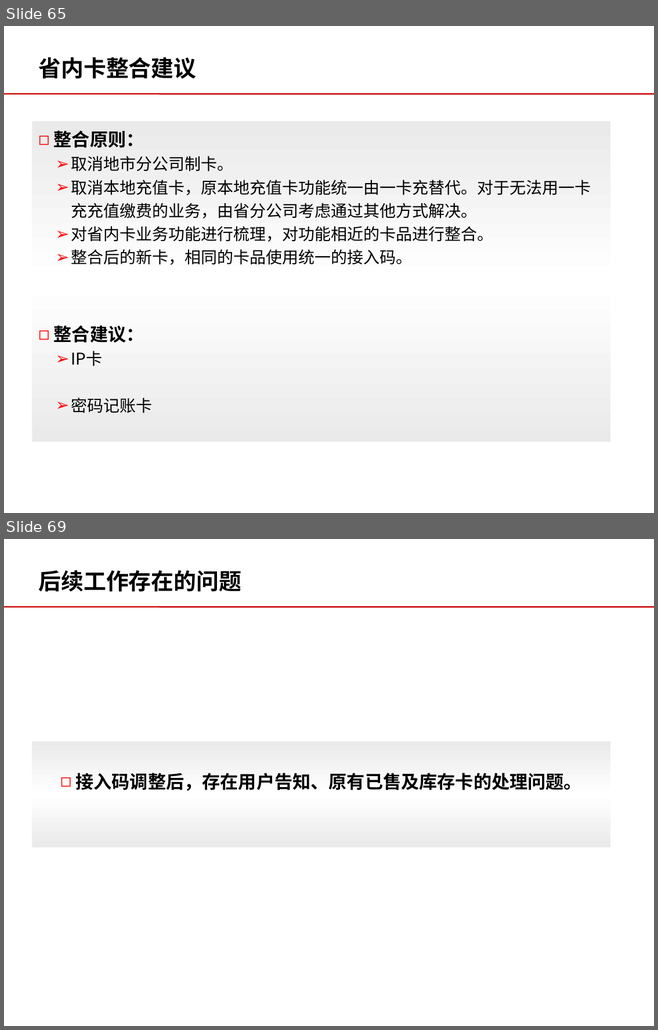
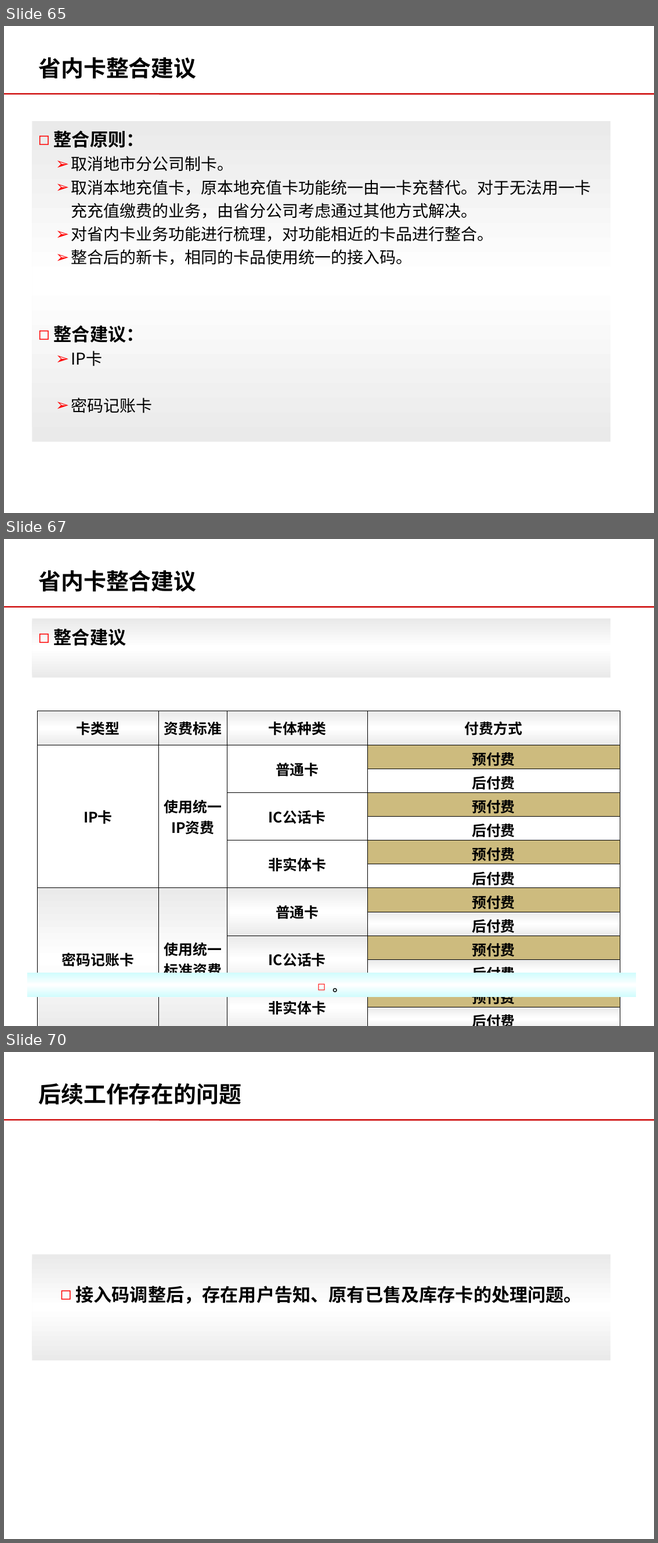
Before and after one commit to momo1101/unicardsrch, a slide deck: 软课题文本/软课题-中国联通电信卡业务及策略研究.ppt. Shown one above the other, each under a label of ours: slides 65 and 69 before the commit, slides 65, 67 and 70 after it; the slides between them are not shown. The pictures are 658x1030 and 658x1543 pixels, drawn with LibreOffice and Linux fonts; fonts in the diff are those of the drawing; background and template pictures are left out. Boxes give left, top, right and bottom in pixels: in the first picture for what was removed or moved away, otherwise in the second. Text is boxed around its words. In the diff, an @@ line names an element or a change of style, - is before the commit and + after.

```diff
--- a/软课题文本/软课题-中国联通电信卡业务及策略研究.ppt
+++ b/软课题文本/软课题-中国联通电信卡业务及策略研究.ppt
@@ slide 67 added at box(4, 539, 654, 1026), background #FFFFFF; not listed: 1 template element that a slide beside it also shows @@
@@ title added at box(39, 570, 197, 592), 25 pt, text #000000, bold @@
+省内卡整合建议
@@ rectangle added at box(32, 619, 610, 678), fill gradient #EAEAEA to #FFFFFF, 20 pt, text #000000, bold @@
+◻ 整合建议
@@ table added at box(37, 711, 619, 1017), 13 rows, 4 columns @@
+卡类型 | 资费标准 | 卡体种类 | 付费方式
+IP卡 | 使用统一IP资费 | 普通卡 | 预付费
+ |  |  | 后付费
+ |  | IC公话卡 | 预付费
+ |  |  | 后付费
+ |  | 非实体卡 | 预付费
+ |  |  | 后付费
+密码记账卡 | 使用统一标准资费 | 普通卡 | 预付费
+ |  |  | 后付费
+ |  | IC公话卡 | 预付费
+ |  |  | 后付费
+ |  | 非实体卡 | 预付费
+ |  |  | 后付费
@@ rectangle added at box(27, 973, 636, 998), fill gradient #CFFCFD to #FFFFFF, 14 pt, text #000000, bold @@
+◻ 。
@@ what was slide 69 is now slide 70 @@
```
Also in this commit, not shown: 1 slide changed.
